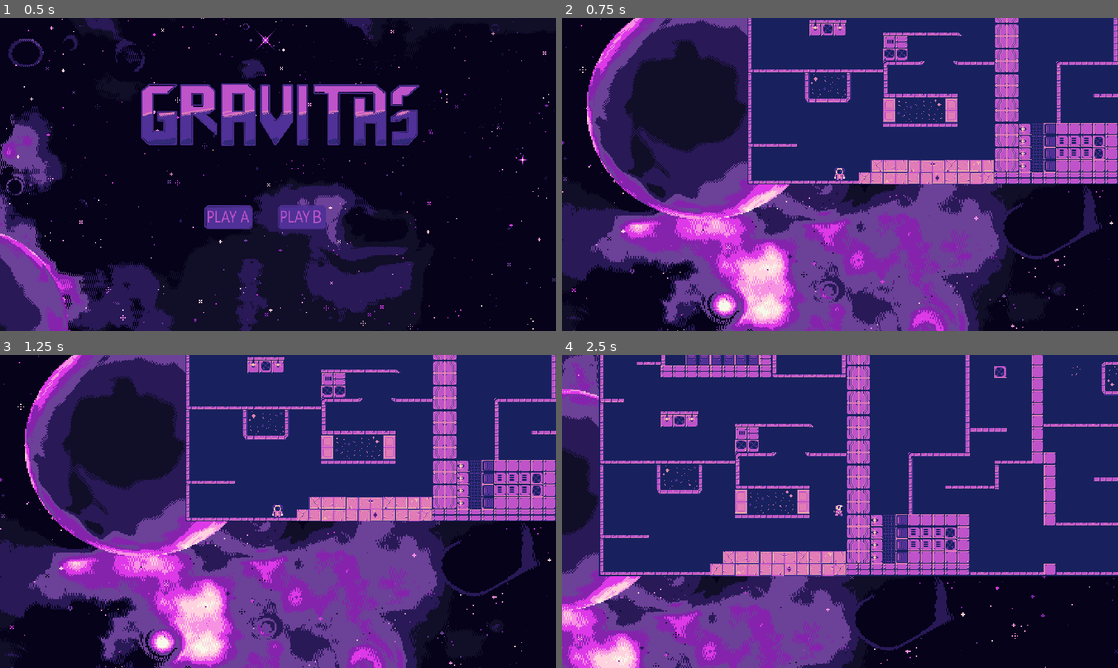
Above: before the commit, frames 1-4 (two rows, left to right).
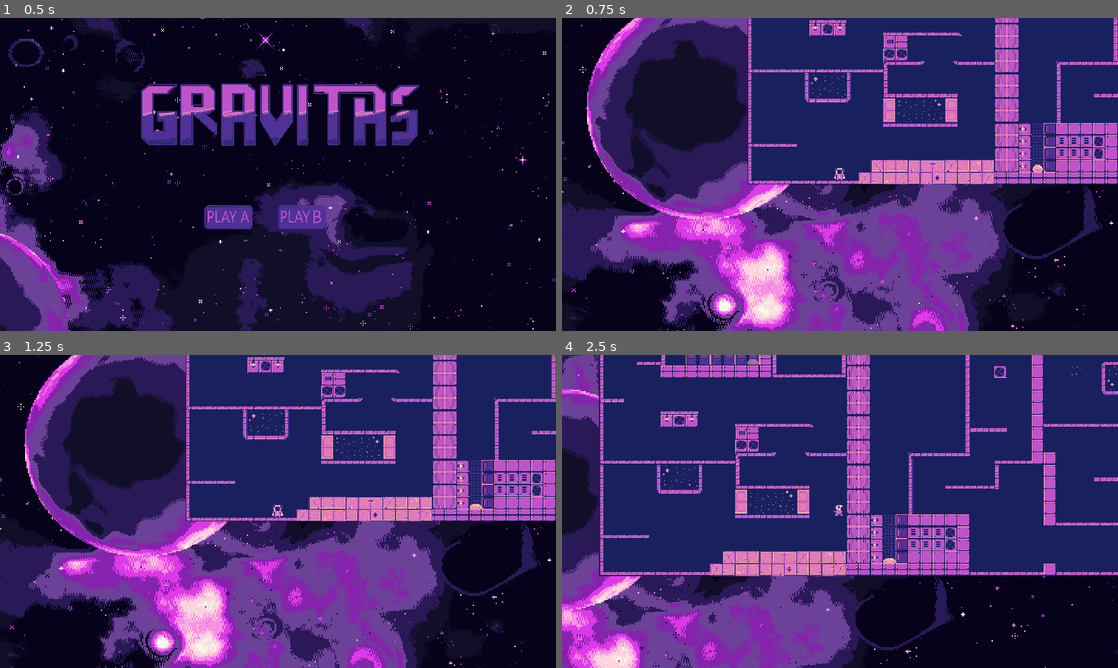
Above: after the commit, the same moments.

Repository: eeroleppalehto/Gravitas
Game: Godot game, scene res://scenes/Main.tscn
Two runs of this game, one before a commit and one after it. Both use one fixed random seed, a clock stepped at 60 frames per second and the inputs below.
Inputs (mouse positions are in pixels of both pictures, inside the frame that each line leads up to):
- Up to frame 1 (0.5 s): no input
- Up to frame 2 (0.75 s): click (862, 218) at 0.5 s
- Up to frame 3 (1.25 s): no input
- Up to frame 4 (2.5 s): tap Enter at 1.25 s; hold D (ui_right) from 1.28 s (still down); tap Up (ui_up) at 1.52, 2.27 s

Frame 1 is identical in both runs. In frame 2, less than 0.1% of the frame differs, in the area x 84-87%, y 46-50%; in frame 3, less than 0.1%; in frame 4, less than 0.1%, in the area x 33-60%, y 1-67%.

Commit message:
Added collectables

Diff:
--- /dev/null
+++ b/gravitas/Scripts/Collectables2.gd
@@ -0,0 +1,3 @@
+extends Node
+
+var blobs = 0
--- a/gravitas/project.godot
+++ b/gravitas/project.godot
@@ -19,6 +19,7 @@
 
 Gravity="*res://Scripts/Gravity.gd"
 Audio="*res://Scripts/Audio.gd"
+Collectables2="*res://Scripts/Collectables2.gd"
 
 [display]
 
--- a/gravitas/scenes/collectableItems.gd
+++ b/gravitas/scenes/collectableItems.gd
@@ -12,6 +12,7 @@
 
 func _on_body_entered(body: Node2D) -> void:
 	if body.name == "Player":
+		Collectables2.blobs += 1
 		emit_signal("_item_collected", 1)  # Emit signal with amount (1 for this example)
 		queue_free()  # Remove the item from the scene
 
--- /dev/null
+++ b/gravitas/scenes/wall.gd
@@ -0,0 +1,8 @@
+extends Area2D
+
+
+func _on_body_entered(body: Node2D) -> void:
+	print(body.name)
+	if body.name == "Player" and Collectables2.blobs>2:
+		Collectables2.blobs += -3
+		queue_free()
--- /dev/null
+++ b/gravitas/scenes/wall.tscn
@@ -0,0 +1,31 @@
+[gd_scene load_steps=6 format=3 uid="uid://cjewspf8p0hq4"]
+
+[ext_resource type="Texture2D" uid="uid://tdqtu2i0jasr" path="res://Assets/Gravitas_assets/CosmicLilac_Tiles.png" id="1_gstrn"]
+[ext_resource type="Script" path="res://scenes/wall.gd" id="1_w6edw"]
+
+[sub_resource type="CircleShape2D" id="CircleShape2D_pof3o"]
+radius = 113.43
+
+[sub_resource type="RectangleShape2D" id="RectangleShape2D_mg4l5"]
+size = Vector2(8, 32)
+
+[sub_resource type="AtlasTexture" id="AtlasTexture_kayc7"]
+atlas = ExtResource("1_gstrn")
+region = Rect2(16, 104, 32, 8)
+
+[node name="Wall" type="Area2D"]
+script = ExtResource("1_w6edw")
+
+[node name="CollisionShape2D" type="CollisionShape2D" parent="."]
+shape = SubResource("CircleShape2D_pof3o")
+
+[node name="StaticBody2D" type="StaticBody2D" parent="."]
+
+[node name="CollisionShape2D" type="CollisionShape2D" parent="StaticBody2D"]
+shape = SubResource("RectangleShape2D_mg4l5")
+
+[node name="Sprite2D" type="Sprite2D" parent="."]
+rotation = 1.5708
+texture = SubResource("AtlasTexture_kayc7")
+
+[connection signal="body_entered" from="." to="." method="_on_body_entered"]
--- a/gravitas/scenes/world_scene_2/world2.tscn
+++ b/gravitas/scenes/world_scene_2/world2.tscn
@@ -1,9 +1,11 @@
-[gd_scene load_steps=9 format=4 uid="uid://dduauht02xu3m"]
+[gd_scene load_steps=11 format=4 uid="uid://dduauht02xu3m"]
 
 [ext_resource type="Script" path="res://scenes/world.gd" id="1_njbdj"]
 [ext_resource type="Texture2D" uid="uid://tdqtu2i0jasr" path="res://Assets/Gravitas_assets/CosmicLilac_Tiles.png" id="2_5kskh"]
 [ext_resource type="Texture2D" uid="uid://hudgar86x4qo" path="res://Assets/Gravitas_assets/Space Background.png" id="2_j84x0"]
 [ext_resource type="PackedScene" uid="uid://cat83wdqdyhlq" path="res://scenes/player.tscn" id="3_fwufl"]
+[ext_resource type="PackedScene" uid="uid://bj7k0o5hikuaa" path="res://scenes/collectableItems.tscn" id="4_sp7jd"]
+[ext_resource type="PackedScene" uid="uid://cjewspf8p0hq4" path="res://scenes/wall.tscn" id="5_ink5r"]
 
 [sub_resource type="TileSetAtlasSource" id="TileSetAtlasSource_0k4mk"]
 texture = ExtResource("2_5kskh")
@@ -300,10 +302,24 @@
 scale = Vector2(1.6375, 1.54857)
 texture = ExtResource("2_j84x0")
 
+[node name="collectable4" parent="." instance=ExtResource("4_sp7jd")]
+position = Vector2(69, 230)
+
 [node name="TileMapLayer2" type="TileMapLayer" parent="."]
 tile_map_data = PackedByteArray("AADo//H/AAAEAAMAAADo//L/AAADAAIAAADo//P/AAADAAIAAADo//T/AAADAAIAAADo//X/AAADAAIAAADo// …(25008 unchanged characters)…
 tile_set = SubResource("TileSet_7u33e")
 
+[node name="collectable" parent="." instance=ExtResource("4_sp7jd")]
+modulate = Color(1, 1, 1, 0.537255)
+position = Vector2(-185, -9)
+
+[node name="collectable2" parent="." instance=ExtResource("4_sp7jd")]
+position = Vector2(200, -213)
+rotation = 1.5708
+
+[node name="collectable3" parent="." instance=ExtResource("4_sp7jd")]
+position = Vector2(-8, 248)
+
 [node name="TileMapLayer" type="TileMapLayer" parent="."]
 tile_set = SubResource("TileSet_8pldv")
 
@@ -312,3 +328,6 @@
 
 [node name="Player" parent="player" instance=ExtResource("3_fwufl")]
 position = Vector2(-96, -4)
+
+[node name="Wall" parent="." instance=ExtResource("5_ink5r")]
+position = Vector2(328, -112)
Not shown: 1 places in gravitas/scenes/collectableItems.tscn that only renumber resources
Not shown: 1 places in gravitas/scenes/player.tscn that only renumber resources
